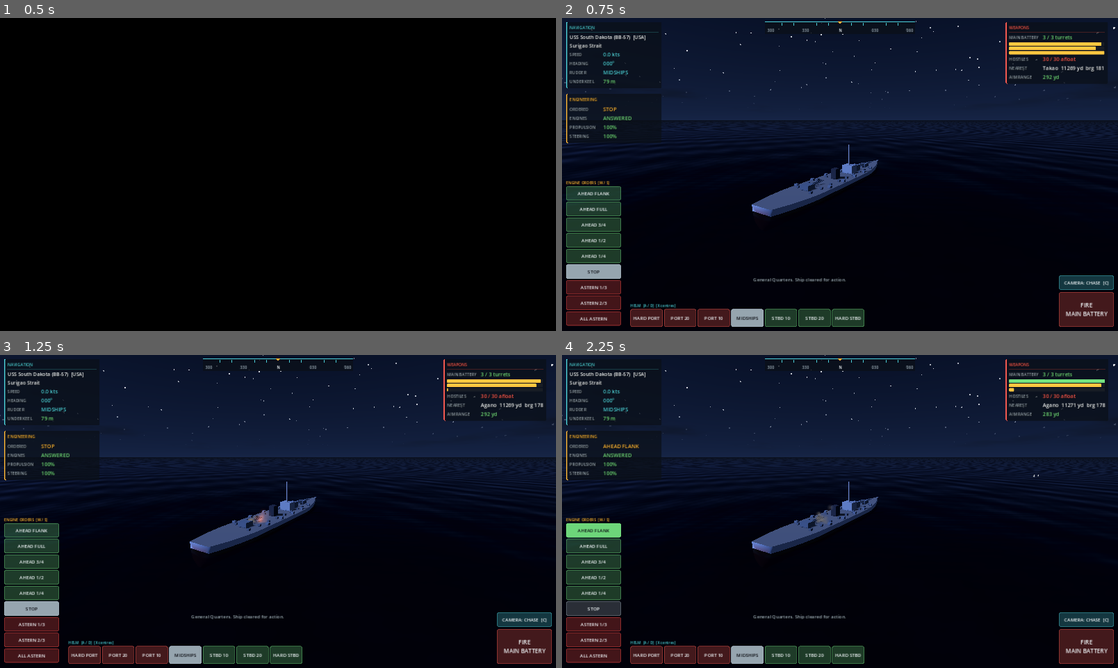
Above: before the commit, frames 1-4 (two rows, left to right).
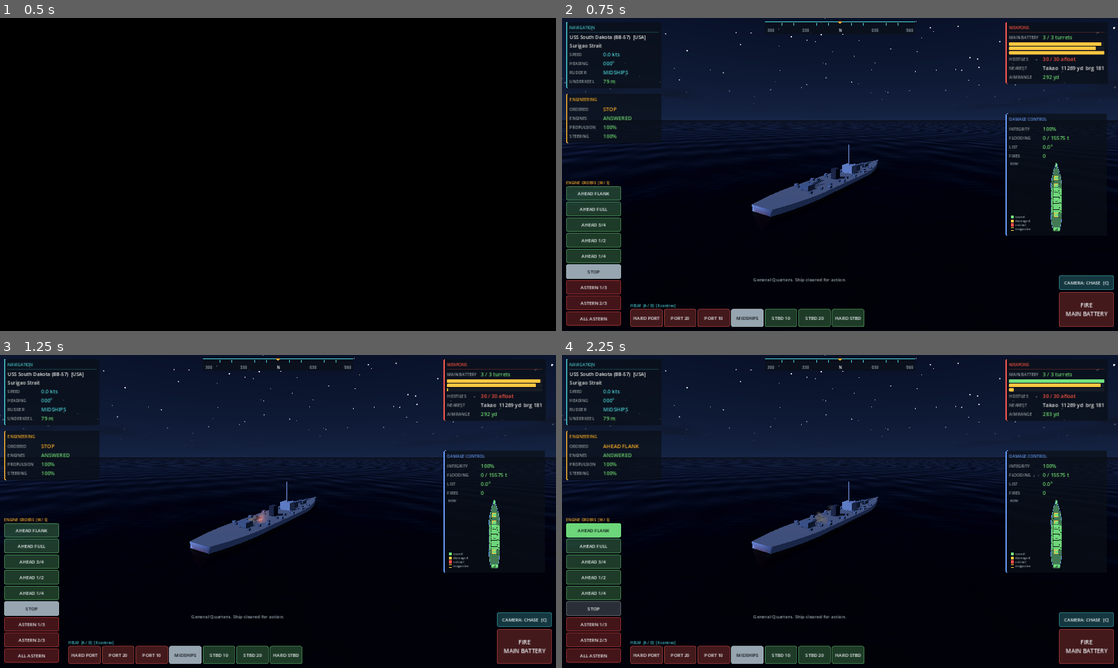
Above: after the commit, the same moments.

Repository: KWKoch/HullDown
Game: Godot game, scene res://scenes/title_cinematic.tscn
Same seed, same stepped clock (60 frames per second), same inputs: the game is played once before the commit and once after it.
Inputs (mouse positions are in pixels of both pictures, inside the frame that each line leads up to):
- Up to frame 1 (0.5 s): no input
- Up to frame 2 (0.75 s): tap Enter at 0.5 s; move the mouse to (962, 158) at 0.52 s; hold D (rudder_right) from 0.53 s (still down); tap X at 0.6 s; click (962, 158) at 0.67 s
- Up to frame 3 (1.25 s): keep holding D (rudder_right); tap Space at 0.77 s
- Up to frame 4 (2.25 s): release D (rudder_right) at 1.25 s; click "AHEAD FLANK" at 1.25 s; click "AHEAD FLANK ..." at 2 s

Frame 1 is identical in both runs. In frame 2, 1.2% of the frame differs, in the area x 79-98%, y 30-70%; in frame 3, 1.3%; in frame 4, 1.4%, in the area x 79-98%, y 4-70%.

Commit message:
Testbed peace mode by default (AI idle; --hot for live battle); restore damage panel
Co-Authored-By: Claude Sonnet 5.5 <noreply@anthropic.com>
Claude-Session: https://claude.ai/code/session_01LqtTQ2aJhkQrxi4uazJqin

Diff:
--- a/scripts/game/testbed.gd
+++ b/scripts/game/testbed.gd
@@ -28,6 +28,7 @@
 var look_up := 0.0           ## test option: raise the look-at point to inspect the sky
 var hud: Hud
 var controls: PlayerControls
+var peace := true           ## UI-testing mode: AI ships neither move nor fire. Use --hot for a live battle.
 var fire_held := false
 var touch_aim_world := Vector3.ZERO
 var touch_aiming := false
@@ -45,6 +46,7 @@
 	if args.size() > 0:
 		ground_id = args[0]
 	_report_on = args.has("--report")
+	peace = not (args.has("--hot") or args.has("--report") or args.has("--auto"))
 	_build_world()
 	_spawn_fleet()
 	_build_hud()
@@ -158,7 +160,7 @@
 	s.add_child(g)
 	g.setup(s)
 	gunnery[s] = g
-	if not is_player:
+	if not is_player and not peace:
 		var ai := AICaptain.new()
 		s.add_child(ai)
 		ai.setup(s, g)
--- a/scripts/ui/hud.gd
+++ b/scripts/ui/hud.gd
@@ -17,7 +17,7 @@
 const C_BAD := Color(1.00, 0.30, 0.28)
 const C_DIM := Color(0.62, 0.68, 0.72)
 const C_TEXT := Color(0.94, 0.96, 0.97)
-const SHOW_DAMAGE_PANEL := false     ## damage-control panel + ship schematic; hidden while the UI is being reworked
+const SHOW_DAMAGE_PANEL := true      ## damage-control panel + ship schematic
 const C_PANEL := Color(0.04, 0.06, 0.09, 0.72)
 
 var ship: Ship
Not shown, changed: docs/index.html
Not shown, changed: docs/index.pck
